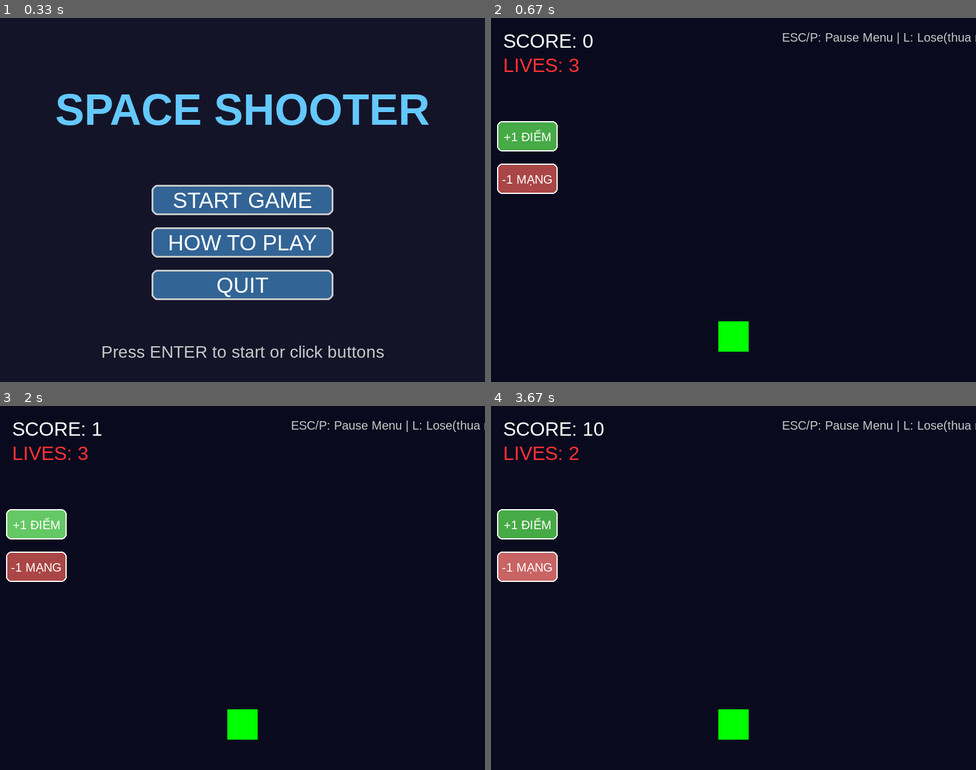
Above: before the commit, frames 1-4 (two rows, left to right).
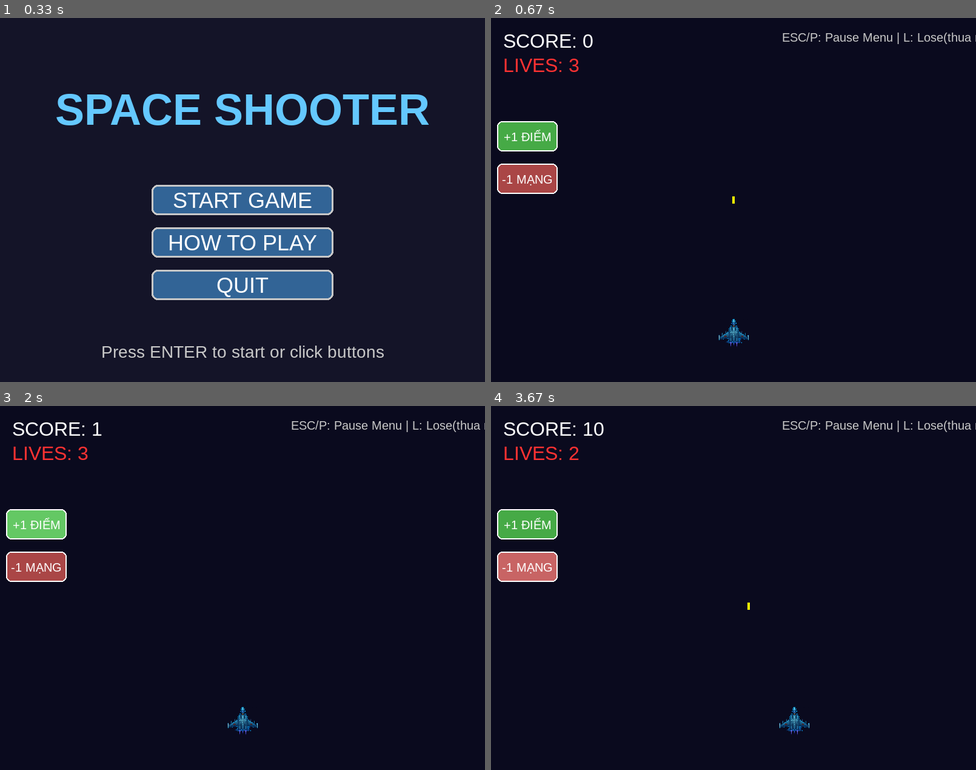
Above: after the commit, the same moments.

Repository: dohdao1/Space-Shooting-Pygame-doan
Game: pygame game, started from src/main.py
Two runs of this game, one before a commit and one after it. Both use one fixed random seed, a clock stepped at 60 frames per second and the inputs below.
Inputs:
- Up to frame 1 (0.33 s): no input
- Up to frame 2 (0.67 s): tap Space at 0.33 s
- Up to frame 3 (2 s): tap Y at 0.67 s; hold L 1-1.47 s; hold D 1-1.47 s; tap Space at 1.07, 1.37 s; tap T at 1.15 s; click "PLAY AGAIN" at 1.55 s; click "+1 ĐIỂM" at 1.88 s
- Up to frame 4 (3.67 s): hold P 2.17-2.63 s; hold Right 2.17-2.63 s; tap Space at 2.23, 2.53, 3.4 s; tap T at 2.32, 3.48 s; click "RESUME" at 2.72 s; click "-1 MẠNG" at 3.05 s; hold D from 3.33 s (still down)

Frame 1 is identical in both runs. In frame 2, 0.5% of the frame differs, in the area x 46-54%, y 49-92%; in frame 3, 0.5%; in frame 4, 0.7%, in the area x 46-66%, y 54-92%.

Commit message:
tạo máy bay di chuyển, bắn đạn của người chơi

Diff:
--- a/src/entities/bullet.py
+++ b/src/entities/bullet.py
@@ -1 +1,15 @@
 # đạn do người chơi bắn ra
+import pygame
+
+class Bullet(pygame.sprite.Sprite):
+    def __init__(self, x, y, speed=10):
+        super().__init__()
+        self.image = pygame.Surface((4, 12))
+        self.image.fill((255, 255, 0))
+        self.rect = self.image.get_rect(center=(x, y))
+        self.speed = speed
+
+    def update(self):
+        self.rect.y -= self.speed
+        if self.rect.bottom < 0:
+            self.kill()
--- a/src/entities/heartBar.py
+++ b/src/entities/heartBar.py
@@ -1 +1,19 @@
 # thanh máu người chơi
+import pygame
+
+class HeartBar:
+    def __init__(self, player, width=120, height=15):
+        self.player = player
+        self.width = width
+        self.height = height
+
+    def draw(self, screen):
+        max_hp = self.player.max_health
+        hp = self.player.health
+
+        # viền
+        pygame.draw.rect(screen, (255, 255, 255), (10, 10, self.width, self.height), 2)
+
+        # HP còn lại
+        ratio = hp / max_hp
+        pygame.draw.rect(screen, (255, 0, 0), (10, 10, self.width * ratio, self.height))
--- a/src/entities/player.py
+++ b/src/entities/player.py
@@ -1 +1,64 @@
 #tổng quan người chơi, di chuyển bắn đạn(việc di chuyển của viên đạn bắn ra là do bullet xử lý)
+import pygame
+from .bullet import Bullet
+
+class Player(pygame.sprite.Sprite):
+    def __init__(self, x, y, speed=5, shoot_cooldown=300):
+        super().__init__()
+        self.image = pygame.image.load("assets/images/player/player.png").convert_alpha()
+        self.image = pygame.transform.scale(self.image, (60, 60))
+        self.rect = self.image.get_rect(center=(x, y))
+
+        # animation
+        self.anim_frames = [self.image]  # bạn có thể thêm nhiều frame
+        self.anim_index = 0
+        self.anim_speed = 0.15
+
+        # movement
+        self.speed = speed
+
+        # shooting
+        self.can_shoot = True
+        self.shoot_cooldown = shoot_cooldown
+        self.last_shot = 0
+
+        # health
+        self.max_health = 100
+        self.health = 100
+
+    def animate(self):
+        self.anim_index += self.anim_speed
+        if self.anim_index >= len(self.anim_frames):
+            self.anim_index = 0
+        self.image = self.anim_frames[int(self.anim_index)]
+
+    def move(self, keys, screen_width):
+        if keys[pygame.K_LEFT] or keys[pygame.K_a]:
+            self.rect.x -= self.speed
+        if keys[pygame.K_RIGHT] or keys[pygame.K_d]:
+            self.rect.x += self.speed
+        if keys[pygame.K_UP] or keys[pygame.K_w]:
+            self.rect.y -= self.speed
+        if keys[pygame.K_DOWN] or keys[pygame.K_s]:
+            self.rect.y += self.speed
+
+        # giới hạn
+        if self.rect.left < 0:
+            self.rect.left = 0
+        if self.rect.right > screen_width:
+            self.rect.right = screen_width
+
+    def shoot(self, bullets_group):
+        current_time = pygame.time.get_ticks()
+        if current_time - self.last_shot >= self.shoot_cooldown:
+            bullet = Bullet(self.rect.centerx, self.rect.top)
+            bullets_group.add(bullet)
+            self.last_shot = current_time
+
+    def update(self, keys, bullets_group, screen_width):
+        self.move(keys, screen_width)
+        self.animate()
+
+        # bắn bằng phím SPACE
+        if keys[pygame.K_SPACE]:
+            self.shoot(bullets_group)
--- a/src/scenes/gameScreen.py
+++ b/src/scenes/gameScreen.py
@@ -1,6 +1,7 @@
-# đây sẽ là màn hình hoạt động chính của game nha
 import pygame
 import sys, os
+
+from entities.player import Player
 
 sys.path.append(os.path.dirname(os.path.abspath(__file__)))
 
@@ -11,26 +12,30 @@
     def __init__(self, game):
         super().__init__(game)
         self.font = pygame.font.SysFont('arial', 32)
-        self.font_suggest = pygame.font.SysFont('arial',20)
+        self.font_suggest = pygame.font.SysFont('arial', 20)
 
-        # reset các game state khi khởi tạo màn hình
+        # reset game state khi khởi tạo màn hình
         self.reset_game_state()
 
-         # Tạo nút cộng điểm, để test thui
-        self.score_button = pygame.Rect(10, 170, 100, 50)
-        self.button_hover = False
-
-    # reset khi chơi lại
     def reset_game_state(self):
         self.score = 0
         self.lives = 3
         self.is_paused = False
 
-        # Player(cái này tui test di chuyển người chơi trong hàm update thôi á, nào làm xóa đi nha)
-        self.player_rect = pygame.Rect(0, 0, 50, 50)
-        self.player_rect.centerx = self.screen.get_width() // 2
-        self.player_rect.bottom = self.screen.get_height() - 50
-        self.player_speed = 5
+        # tạo Player thật
+        self.player = Player(
+            x=self.screen.get_width() // 2,
+            y=self.screen.get_height() - 80,
+            speed=5
+        )
+
+        # nhóm sprite
+        self.player_group = pygame.sprite.Group(self.player)
+        self.bullet_group = pygame.sprite.Group()
+
+        # test UI
+        self.score_button = pygame.Rect(10, 170, 100, 50)
+        self.button_hover = False
 
     def handle_events(self, events):
         if self.is_paused:
@@ -40,94 +45,67 @@
             if event.type == pygame.QUIT:
                 self.game.running = False
             elif event.type == pygame.KEYDOWN:
-                if event.key == pygame.K_ESCAPE or event.key == pygame.K_p:    # hiển thị cả khi ấn thoát
-                    self.switch_to("pause")  # Chuyển sang pause menu
-                # Kiểm tra thua, tự thua
-                elif event.key == pygame.K_l:  # Nút L nha
+                if event.key in [pygame.K_ESCAPE, pygame.K_p]:
+                    self.switch_to("pause")
+                elif event.key == pygame.K_l:
                     self.lives = 0
+                elif event.key == pygame.K_t:
+                    self.score += 10
+                elif event.key == pygame.K_y:
+                    self.lives -= 1
 
-                # Thêm phím tắt để cộng điểm( test thui á)
-                elif event.key == pygame.K_t:  # Nhấn T để cộng 10 điểm
-                    self.score += 10
-                    print(f"+10 điểm! Tổng: {self.score}")
-                elif event.key == pygame.K_y:  # Nhấn Y để trừ 1 mạng
-                    self.lives -= 1
-                    print(f"-1 mạng! Còn: {self.lives}")
-
-            # khi ấn chuột
             elif event.type == pygame.MOUSEBUTTONDOWN:
-                if event.button == 1:  # Chuột trái
+                if event.button == 1:
                     mouse_pos = pygame.mouse.get_pos()
-
-                    # Kiểm tra click vào nút cộng điểm
                     if self.score_button.collidepoint(mouse_pos):
                         self.score += 1
-                        print(f"Click! +1 điểm! Tổng: {self.score}")
-
-                    # Kiểm tra click vào nút trừ mạng
                     life_button = pygame.Rect(10, 240, 100, 50)
-                    if life_button.collidepoint(mouse_pos):
-                        if self.lives > 0:
-                            self.lives -= 1
-                            print(f"-1 mạng! Còn: {self.lives}")
+                    if life_button.collidepoint(mouse_pos) and self.lives > 0:
+                        self.lives -= 1
 
     def update(self):
         if self.is_paused:
             return
 
-        # Di chuyển player
+        # lấy phím nhấn hiện tại
         keys = pygame.key.get_pressed()
-        if keys[pygame.K_LEFT]:
-            self.player_rect.x -= self.player_speed
-        if keys[pygame.K_RIGHT]:
-            self.player_rect.x += self.player_speed
-        if keys[pygame.K_UP]:
-            self.player_rect.y -= self.player_speed
-        if keys[pygame.K_DOWN]:
-            self.player_rect.y += self.player_speed
 
-        # Giới hạn màn hình( không chơi chơi ra ngoài)
-        self.player_rect.left = max(0, self.player_rect.left)
-        self.player_rect.right = min(self.screen.get_width(), self.player_rect.right)
-        self.player_rect.top = max(0, self.player_rect.top)
-        self.player_rect.bottom = min(self.screen.get_height(), self.player_rect.bottom)
+        # update Player: di chuyển + bắn đạn
+        self.player.update(keys, self.bullet_group, self.screen.get_width())
 
-        # Kiểm tra hover nút
+        # update đạn
+        self.bullet_group.update()
+
+        # hover nút cộng điểm
         mouse_pos = pygame.mouse.get_pos()
         self.button_hover = self.score_button.collidepoint(mouse_pos)
 
-        # Kiểm tra thua
+        # kiểm tra thua
         if self.lives <= 0:
-            # lưu điểm tại thời điển thua
             self.game.game_over_data = {"score": self.score}
-            # chuyển qua màn hình thua
-            self.switch_to("game_over",self.score)
-            print(f"thua do bạn quá gà!, Bạn được: {self.score}")
-            return
+            self.switch_to("game_over", self.score)
 
-    # vẽ giao diện
     def draw(self):
-        # Nền
+        # nền
         self.screen.fill((10, 10, 30))
 
-        # Vẽ player
-        pygame.draw.rect(self.screen, (0, 255, 0), self.player_rect)
+        # vẽ Player & Bullet
+        self.player_group.draw(self.screen)
+        self.bullet_group.draw(self.screen)
 
-        # Vẽ UI
+        # vẽ UI điểm & mạng
         score_text = self.font.render(f"SCORE: {self.score}", True, (255, 255, 255))
         self.screen.blit(score_text, (20, 20))
 
         lives_text = self.font.render(f"LIVES: {self.lives}", True, (255, 50, 50))
         self.screen.blit(lives_text, (20, 60))
 
-        # làm cái nút để cộng thêm điểm, test nha
+        # nút cộng điểm
         button_color = (100, 200, 100) if self.button_hover else (70, 170, 70)
         pygame.draw.rect(self.screen, button_color, self.score_button, border_radius=8)
         pygame.draw.rect(self.screen, (255, 255, 255), self.score_button, 2, border_radius=8)
-        #chữ trên nút test
         button_text = self.font_suggest.render("+1 ĐIỂM", True, (255, 255, 255))
-        text_rect = button_text.get_rect(center=self.score_button.center)
-        self.screen.blit(button_text, text_rect)
+        self.screen.blit(button_text, button_text.get_rect(center=self.score_button.center))
 
         # nút trừ mạng
         life_button = pygame.Rect(10, 240, 100, 50)
@@ -135,11 +113,9 @@
         life_color = (200, 100, 100) if life_hover else (170, 70, 70)
         pygame.draw.rect(self.screen, life_color, life_button, border_radius=8)
         pygame.draw.rect(self.screen, (255, 255, 255), life_button, 2, border_radius=8)
+        life_text = self.font_suggest.render("-1 MẠNG", True, (255, 255, 255))
+        self.screen.blit(life_text, life_text.get_rect(center=life_button.center))
 
-        life_text = self.font_suggest.render("-1 MẠNG", True, (255, 255, 255))
-        life_text_rect = life_text.get_rect(center=life_button.center)
-        self.screen.blit(life_text, life_text_rect)
-
-        # Hướng dẫn
+        # hướng dẫn
         help_text = self.font_suggest.render("ESC/P: Pause Menu | L: Lose(thua ngay)", True, (200, 200, 200))
         self.screen.blit(help_text, (3*self.screen.get_width()/5, 20))
Binary file changed: assets/images/player/player.png
